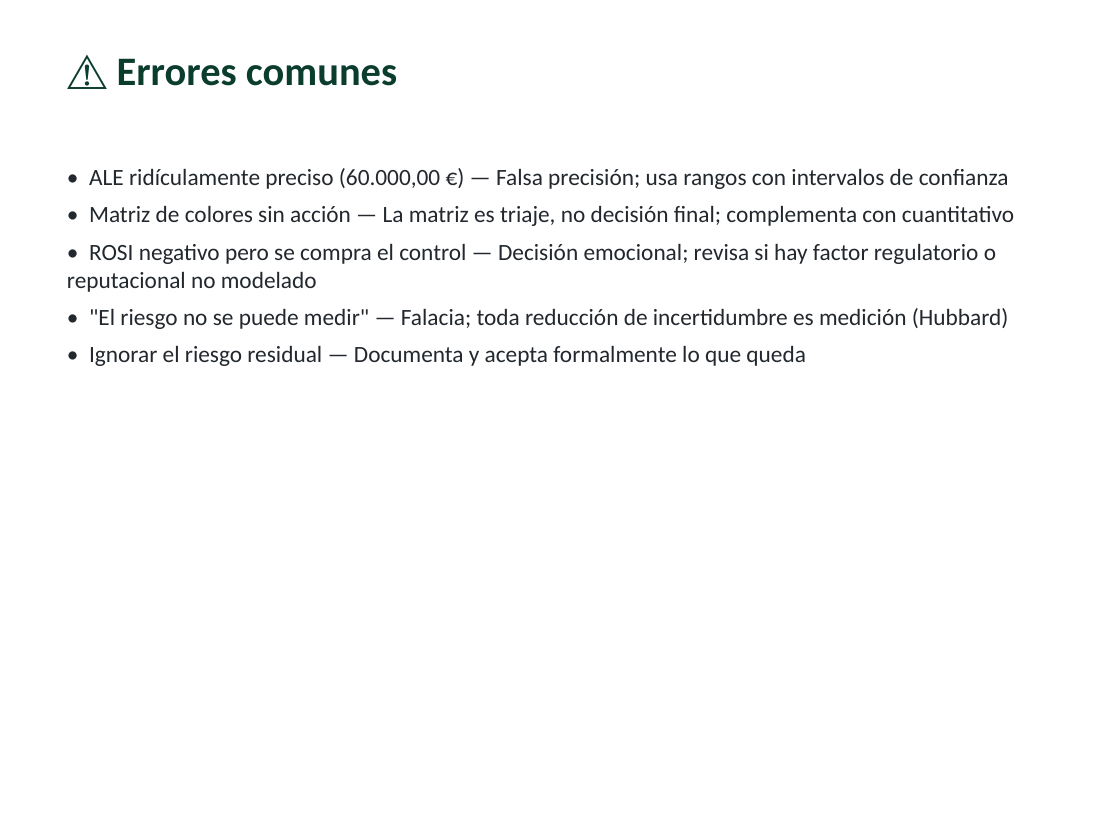
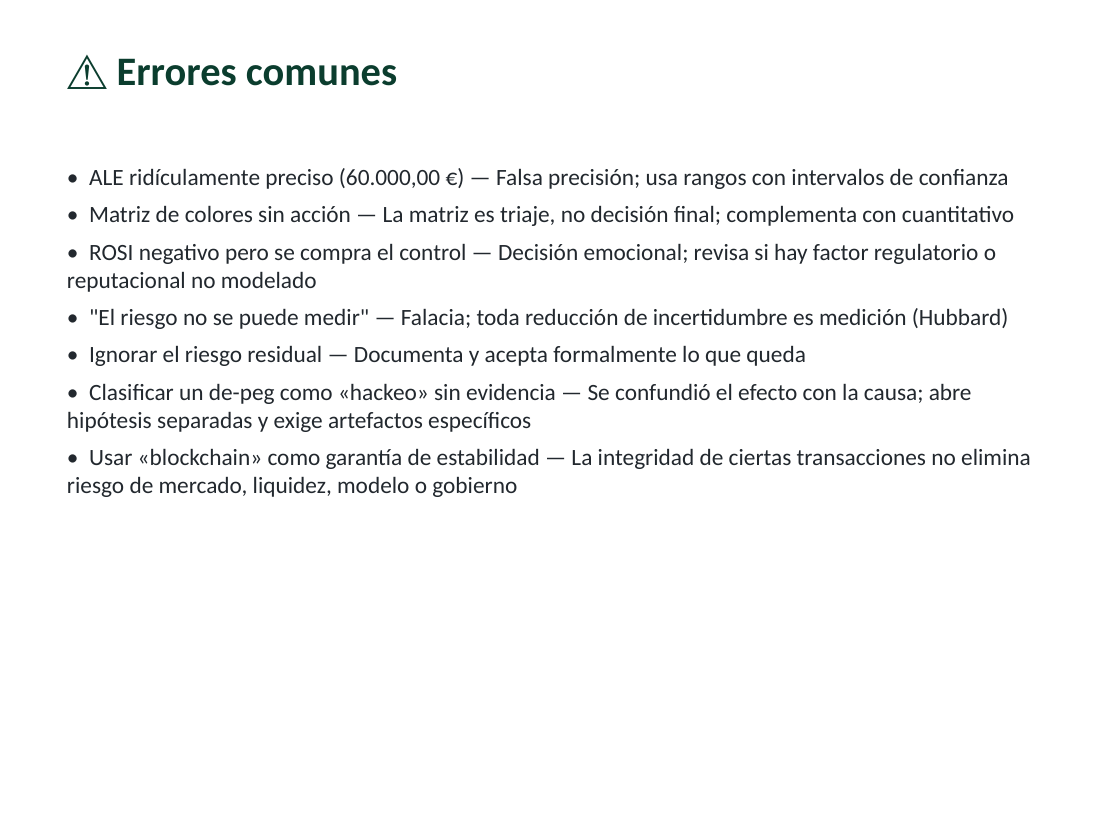
Before and after one commit to vladimiracunadev-create/modern-cybersecurity-program, a slide deck: slide 13 of classes/parte-14-grc-riesgo-y-cumplimiento/277-gestion-de-riesgos-cuantitativa-y-cualitativa/clase-277-presentacion.pptx. Drawn at 1120x840 pixels with LibreOffice and Linux fonts; fonts in the diff are those of the drawing. Boxes give left, top, right and bottom in pixels: in the first picture for what was removed or moved away, otherwise in the second. Text is boxed around its words. In the diff, an @@ line names an element or a change of style, - is before the commit and + after.

```diff
--- a/classes/parte-14-grc-riesgo-y-cumplimiento/277-gestion-de-riesgos-cuantitativa-y-cualitativa/clase-277-presentacion.pptx
+++ b/classes/parte-14-grc-riesgo-y-cumplimiento/277-gestion-de-riesgos-cuantitativa-y-cualitativa/clase-277-presentacion.pptx
@@ text at (x1=67, y1=383, x2=1031, y2=497): paragraphs added @@
+• Clasificar un de-peg como «hackeo» sin evidencia — Se confundió el efecto con la causa; abre hipótesis separadas y exige artefactos específicos
+• Usar «blockchain» como garantía de estabilidad — La integridad de ciertas transacciones no elimina riesgo de mercado, liquidez, modelo o gobierno
```
Also in this commit, not shown: 6 other slides changed, 36 other files.
